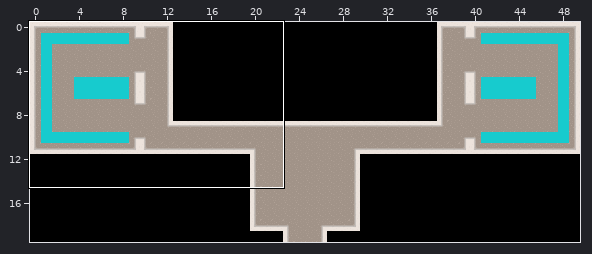
Tiled map, stored at assets/Maps/comp-sci-map.tmx. The picture above shows the old version from afar; the outline marks the close-up.
Close-up. Before the edit:
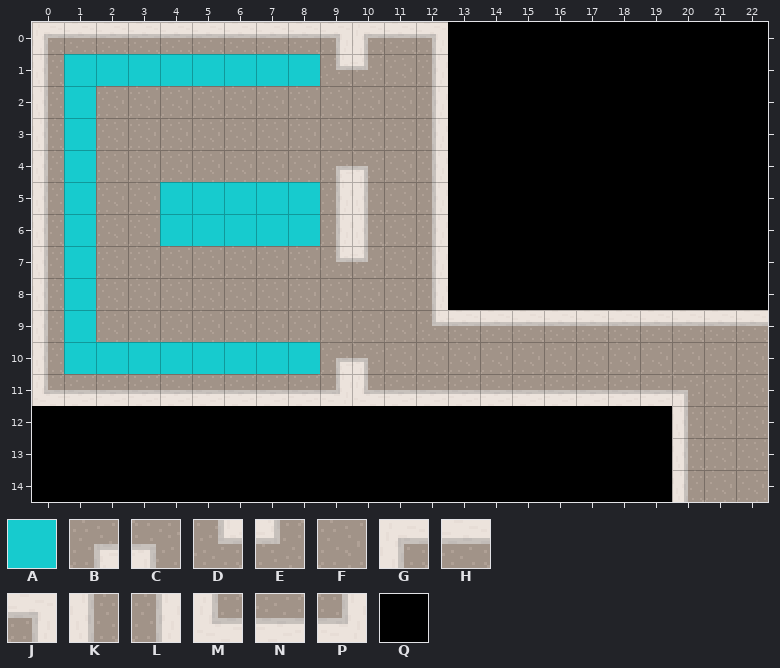
Cells are 16x16 px. Shown: x 0..22, y 0..14. The commit also changed other parts of the map, which this record leaves out.
Key: from "Tileset-2-New-2": A 11, B 15, C 16, D 17, E 18, F 19, G 20, H 21, J 22, K 23, L 24, M 25, N 26, P 27, Q 41.
_ is an empty cell.
Layer "Tile Layer 2" before, first column x 0:
 0 GHHHHHHHHJGHJQQQQQQQQQQ
 1 KAAAAAAAADEFLQQQQQQQQQQ
 2 KAFFFFFFFFFFLQQQQQQQQQQ
 3 KAFFFFFFFFFFLQQQQQQQQQQ
 4 KAFFFFFFFBCFLQQQQQQQQQQ
 5 KAFFAAAAALKFLQQQQQQQQQQ
 6 KAFFAAAAALKFLQQQQQQQQQQ
 7 KAFFFFFFFDEFLQQQQQQQQQQ
 8 KAFFFFFFFFFFLQQQQQQQQQQ
 9 KAFFFFFFFFFFDHHHHHHHHHH
10 KAAAAAAAABCFFFFFFFFFFFF
11 MNNNNNNNNPMNNNNNNNNNCFF
12 QQQQQQQQQQQQQQQQQQQQKFF
13 QQQQQQQQQQQQQQQQQQQQKFF
14 QQQQQQQQQQQQQQQQQQQQKFF
New version:
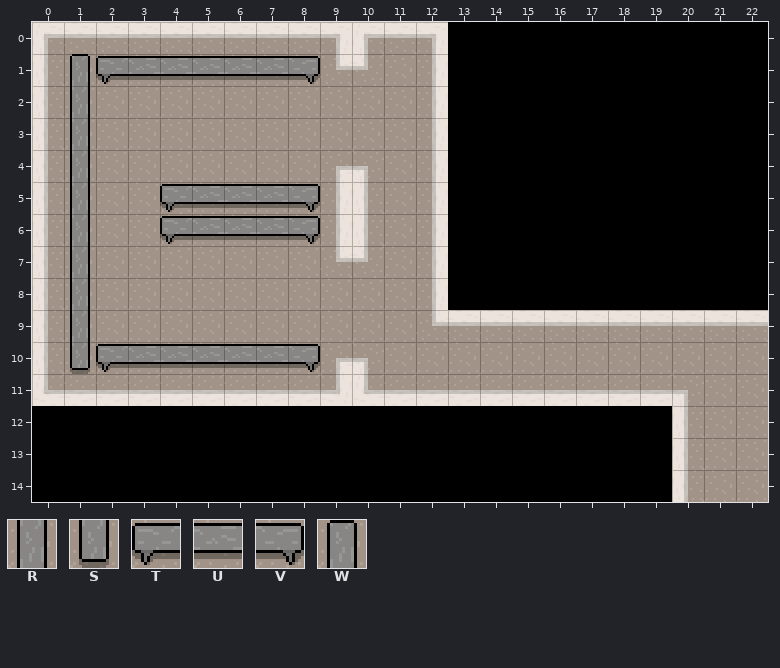
Further tiles: from "Tileset 3": R 46, S 47, T 67, U 68, V 69, W 70.
Change:
Changed rows in their new state; . is an unchanged cell.
Layer "Tile Layer 2":
first column x 1:
 1 WTUUUUUV
 2 R.......
 3 R.......
 4 R.......
 5 R..TUUUV
 6 R..TUUUV
 7 R.......
 8 R.......
 9 R.......
10 STUUUUUV
Changed places in both close-ups, as pixel boxes (x1, y1, x2, y2):
changed: (64, 54, 320, 374)
